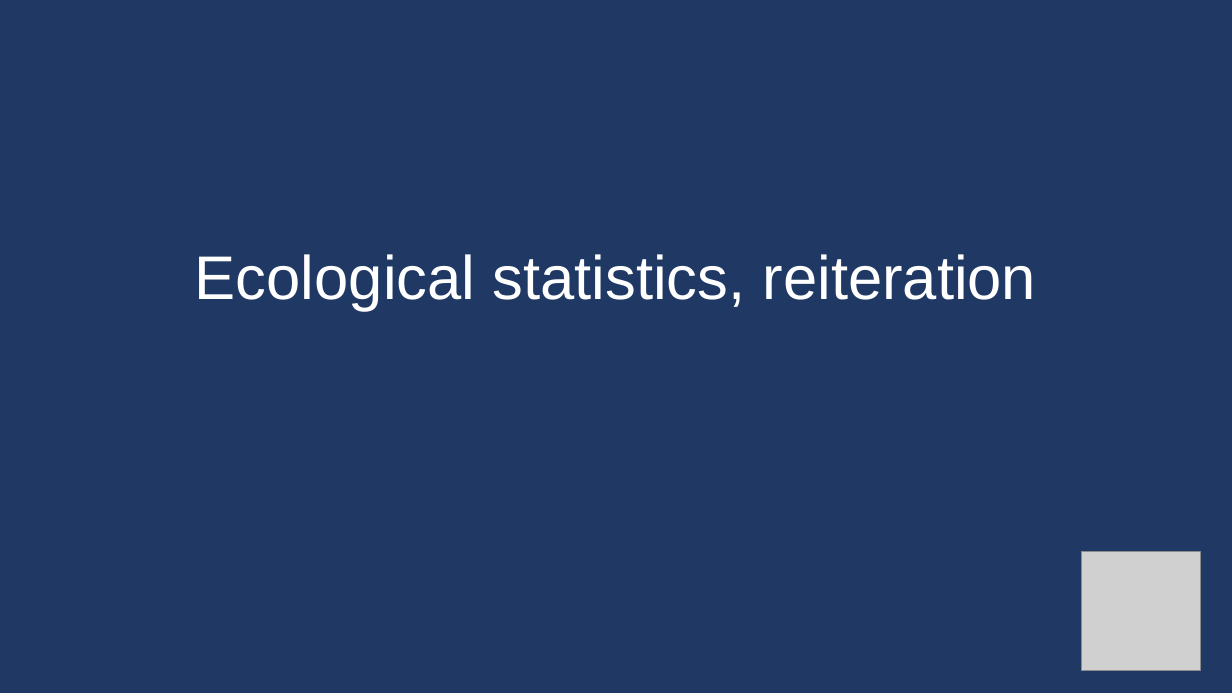
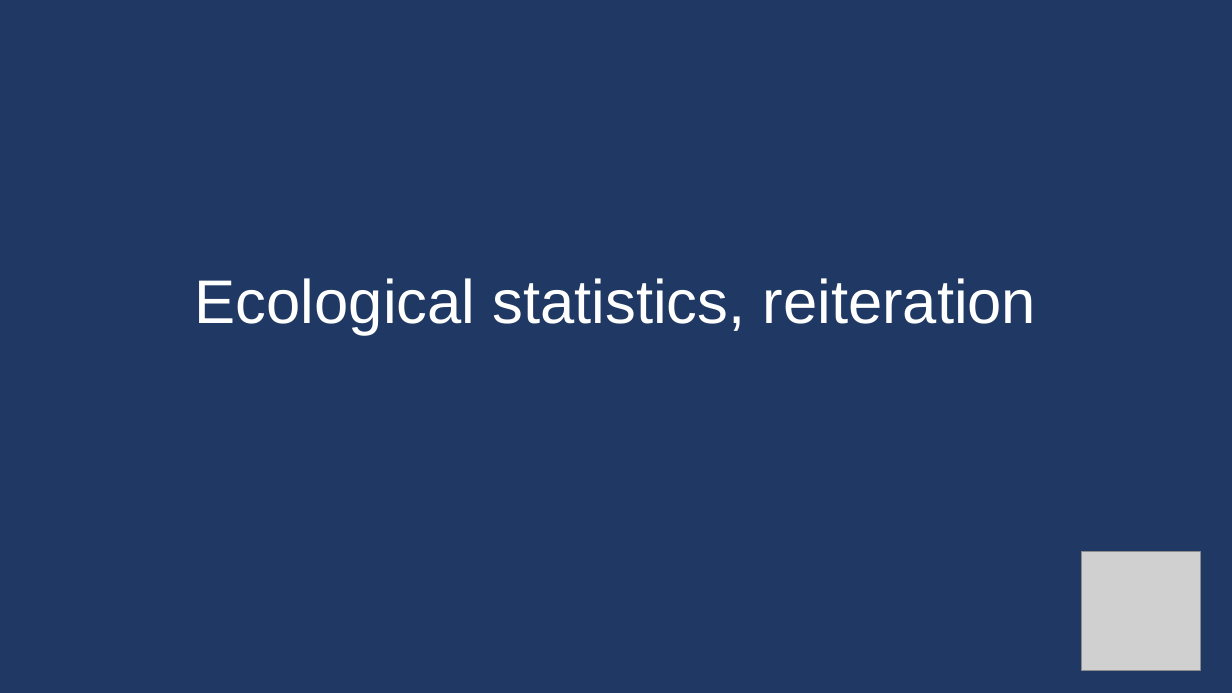
Before and after one commit to jbquijano/Metabarcoding-Workshop, a slide deck: slide 1 of Session-03-ITS2_Symbiodiniaceae_workflow_in_R_and_RStudio/Session-03-02-Ecological-statistics-reitration.pptx. Drawn at 1232x693 pixels with LibreOffice and Linux fonts; fonts in the diff are those of the drawing; grey boxes stand for pictures. Boxes give left, top, right and bottom in pixels: in the first picture for what was removed or moved away, otherwise in the second. Text is boxed around its words. In the diff, an @@ line names an element or a change of style, - is before the commit and + after.

```diff
--- a/Session-03-ITS2_Symbiodiniaceae_workflow_in_R_and_RStudio/Session-03-02-Ecological-statistics-reitration.pptx
+++ b/Session-03-ITS2_Symbiodiniaceae_workflow_in_R_and_RStudio/Session-03-02-Ecological-statistics-reitration.pptx
@@ title "Ecological statistics, reiteration": place and size @@
-title "Ecological statistics, reiteration" at <box>195,254,1037,311</box>
+title "Ecological statistics, reiteration" at <box>195,278,1037,334</box>
```
Also in this commit, not shown: 3 other slides changed, 3 other files.
